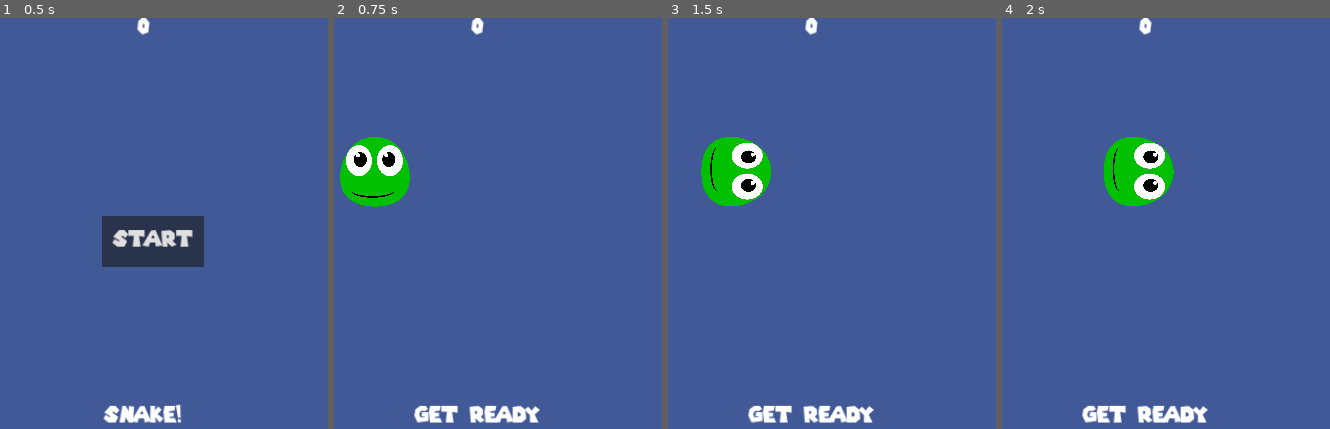
Above: before the commit, frames 1-4 (left to right).
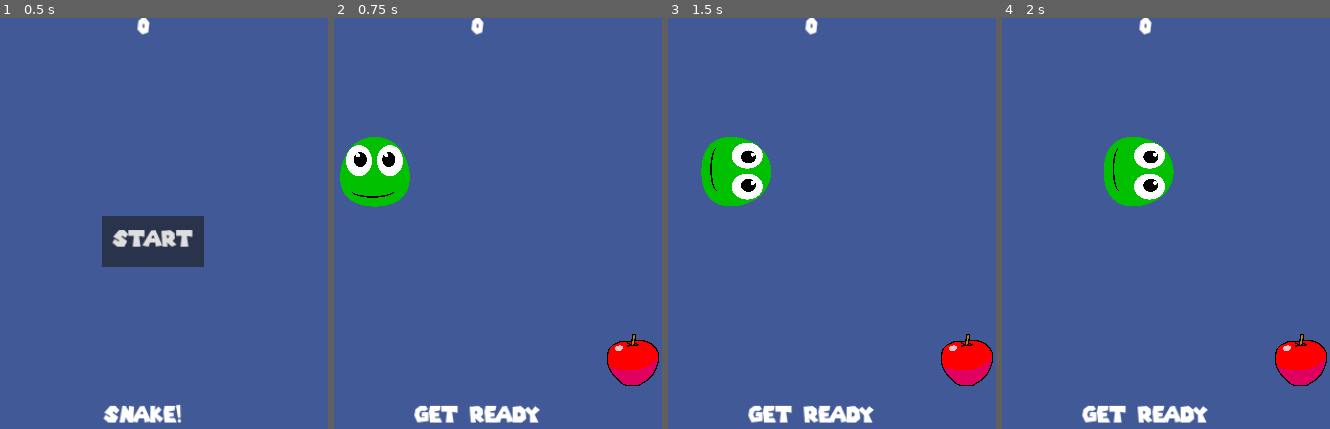
Above: after the commit, the same moments.

Repository: Reckless312/Snake-Godot
Game: Godot game, scene res://main.tscn
Two runs of this game, one before a commit and one after it. Both use one fixed random seed, a clock stepped at 60 frames per second and the inputs below.
Inputs:
- Up to frame 1 (0.5 s): no input
- Up to frame 2 (0.75 s): click "Start" at 0.5 s
- Up to frame 3 (1.5 s): tap Enter at 1.25 s; hold Right (right) from 1.28 s (still down)
- Up to frame 4 (2 s): keep holding Right (right)

Frame 1 is identical in both runs. In frame 2, 1.5% of the frame differs, in the area x 83-100%, y 76-90%; in frame 3, 1.5%; in frame 4, 1.5%.

Commit message:
apple spawns

Diff:
--- a/snake/apple.gd
+++ b/snake/apple.gd
@@ -1,8 +1,17 @@
 extends Area2D
+
+var rng = RandomNumberGenerator.new()
 
 func _ready() -> void:
 	var colors = $AnimatedSprite2D.sprite_frames.get_animation_names()
 	$AnimatedSprite2D.play(colors[randi() % colors.size()])
+	rng.randomize()
+	hide()
 
 func _process(delta: float) -> void:
 	pass
+
+func place_randomly():
+	var screen_size = get_viewport().get_visible_rect().size
+	position = Vector2(rng.randi() % int(screen_size.x), rng.randi() % int(screen_size.y))
+	show()
--- a/snake/apple.tscn
+++ b/snake/apple.tscn
@@ -1,18 +1,8 @@
 [gd_scene load_steps=6 format=3 uid="uid://bjmgsaimka72j"]
 
+[ext_resource type="Script" path="res://apple.gd" id="1_3pxcn"]
 [ext_resource type="Texture2D" uid="uid://bc22jiyqr77e7" path="res://assets/png/apple_green.png" id="2_mmile"]
 [ext_resource type="Texture2D" uid="uid://c43ujenwt2jd6" path="res://assets/png/apple_red.png" id="2_rl4av"]
-
-[sub_resource type="GDScript" id="GDScript_140td"]
-script/source = "extends Area2D
-
-func _ready() -> void:
-	var colors = $AnimatedSprite2D.sprite_frames.get_animation_names()
-	$AnimatedSprite2D.play(colors[randi() % colors.size()])
-
-func _process(delta: float) -> void:
-	pass
-"
 
 [sub_resource type="SpriteFrames" id="SpriteFrames_kmpxt"]
 animations = [{
@@ -39,7 +29,8 @@
 
 [node name="Apple" type="Area2D" groups=["apples"]]
 position = Vector2(13, 0)
-script = SubResource("GDScript_140td")
+scale = Vector2(0.5, 0.5)
+script = ExtResource("1_3pxcn")
 metadata/_edit_group_ = true
 
 [node name="AnimatedSprite2D" type="AnimatedSprite2D" parent="."]
--- a/snake/hud.gd
+++ b/snake/hud.gd
@@ -5,8 +5,6 @@
 func _ready() -> void:
 	pass # Replace with function body.
 
-
-# Called every frame. 'delta' is the elapsed time since the previous frame.
 func _process(delta: float) -> void:
 	pass
 
@@ -17,10 +15,12 @@
 
 func show_game_over():
 	show_message("Game Over")
+
 	await $MessageTimer.timeout
 
 	$Message.text = "Snake!"
 	$Message.show()
+
 	await get_tree().create_timer(1.0).timeout
 	$StartButton.show()
 
--- a/snake/main.gd
+++ b/snake/main.gd
@@ -1,6 +1,5 @@
 extends Node
 
-@export var apple_scene : PackedScene
 var score
 
 func _ready() -> void:
@@ -14,8 +13,11 @@
 
 func new_game():
 	score = 0
-	$snake_head.start($StartPosition.position)
 	$HUD.update_score(score)
 	$HUD.show_message("Get Ready")
-	get_tree().call_group("apples", "queue_free")
+
+	$snake_head.start($StartPosition.position)
+
+	$Apple.place_randomly()
+
 	$Music.play()
--- a/snake/main.tscn
+++ b/snake/main.tscn
@@ -8,7 +8,6 @@
 
 [node name="Main" type="Node"]
 script = ExtResource("1_l243u")
-apple_scene = ExtResource("2_jili2")
 
 [node name="ColorRect" type="ColorRect" parent="."]
 anchors_preset = 15
@@ -19,6 +18,9 @@
 color = Color(0.260211, 0.349803, 0.592432, 1)
 
 [node name="snake_head" parent="." instance=ExtResource("1_bowog")]
+
+[node name="Apple" parent="." instance=ExtResource("2_jili2")]
+scale = Vector2(0.2, 0.2)
 
 [node name="StartPosition" type="Marker2D" parent="."]
 position = Vector2(240, 450)
--- a/snake/snake_head.gd
+++ b/snake/snake_head.gd
@@ -14,6 +14,7 @@
 func _process(delta: float) -> void:
 	var new_velocity = Vector2.ZERO
 	velocity = velocity.normalized()
+
 	if Input.is_action_pressed("right") and velocity.x != -1:
 		new_velocity.x = 1
 		$AnimatedSprite2D.rotation_degrees = 90
